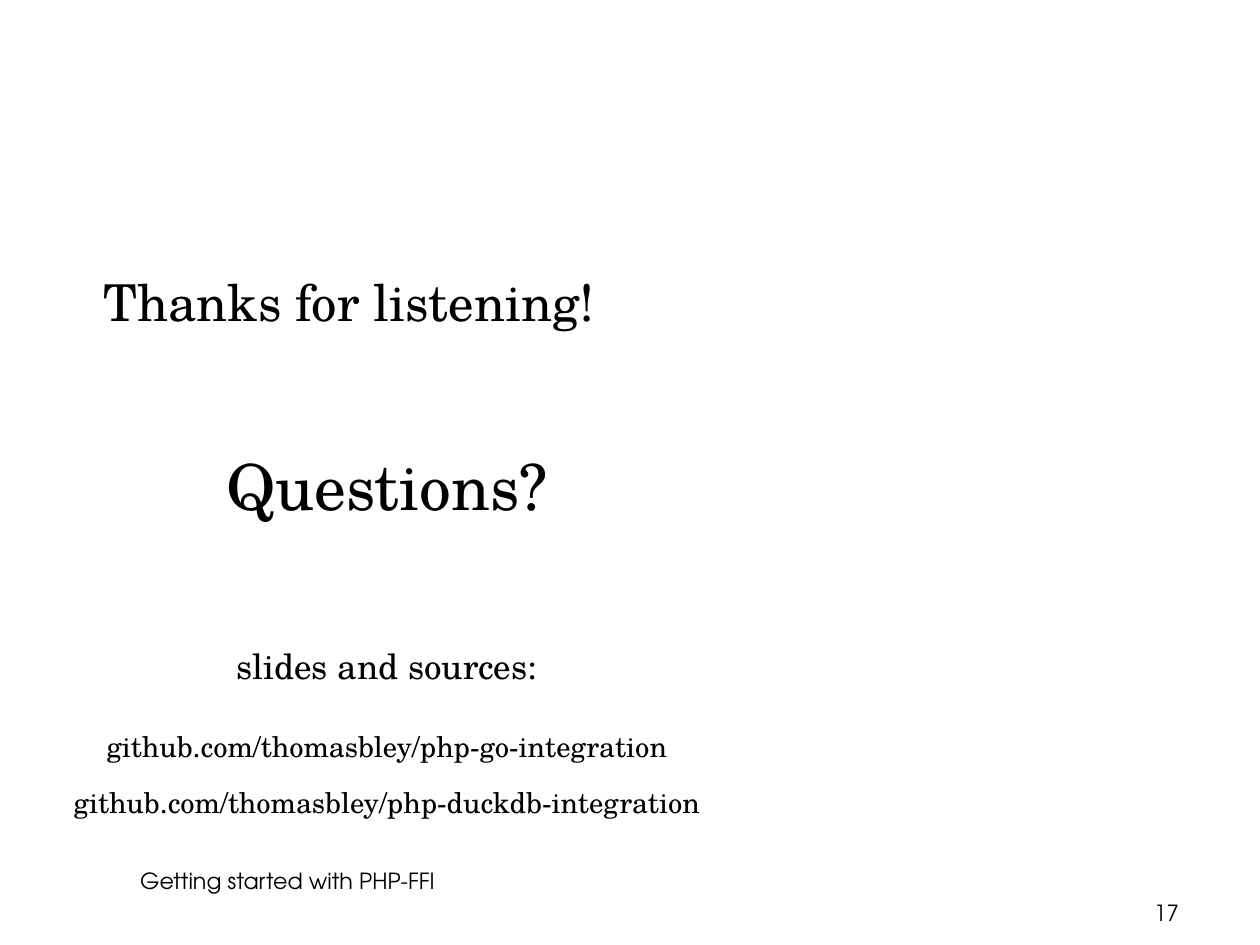
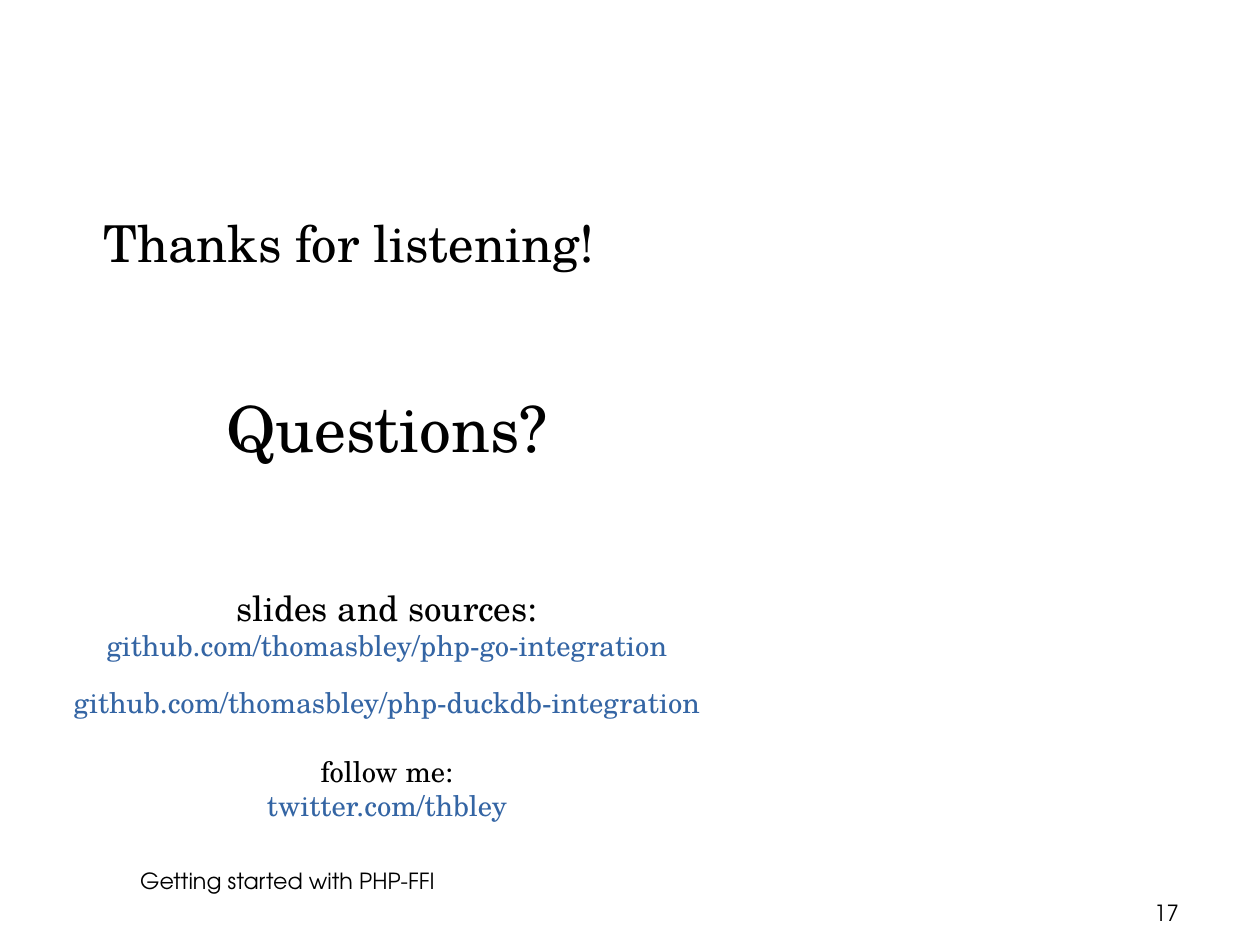
Before and after one commit to thomasbley/php-go-integration, a slide deck: slide 17 of Getting_started_with_phpffi_ipc_2021_ThomasBley.odp. Drawn at 1260x945 pixels with LibreOffice and Linux fonts; fonts in the diff are those of the drawing; background and template pictures are left out. Boxes give left, top, right and bottom in pixels: in the first picture for what was removed or moved away, otherwise in the second. Text is boxed around its words. In the diff, an @@ line names an element or a change of style, - is before the commit and + after.

Commit message:
updated slides

```diff
--- a/Getting_started_with_phpffi_ipc_2021_ThomasBley.odp
+++ b/Getting_started_with_phpffi_ipc_2021_ThomasBley.odp
@@ title "Thanks for listening!": place and size @@
-title "Thanks for listening!" at (103,283,595,332)
+title "Thanks for listening!" at (103,224,595,273)
@@ text "Questions?": place and size @@
-text "Questions?" at (74,463,700,819)
+text "Questions?" at (74,405,700,822)
@@ text at (107,595,667,662): text colour #000000 to #3465A4 in "github.com/thomasbley/php-go-integration" @@
@@ text at (74,692,700,822): text changed; text colour #000000 to #3465A4 @@
-github.com/thomasbley/php-duckdb-integration
+github.com/thomasbley/php-duckdb-integration
+follow me:
+twitter.com/thbley
```
Also in this commit, not shown: 1 other file.
